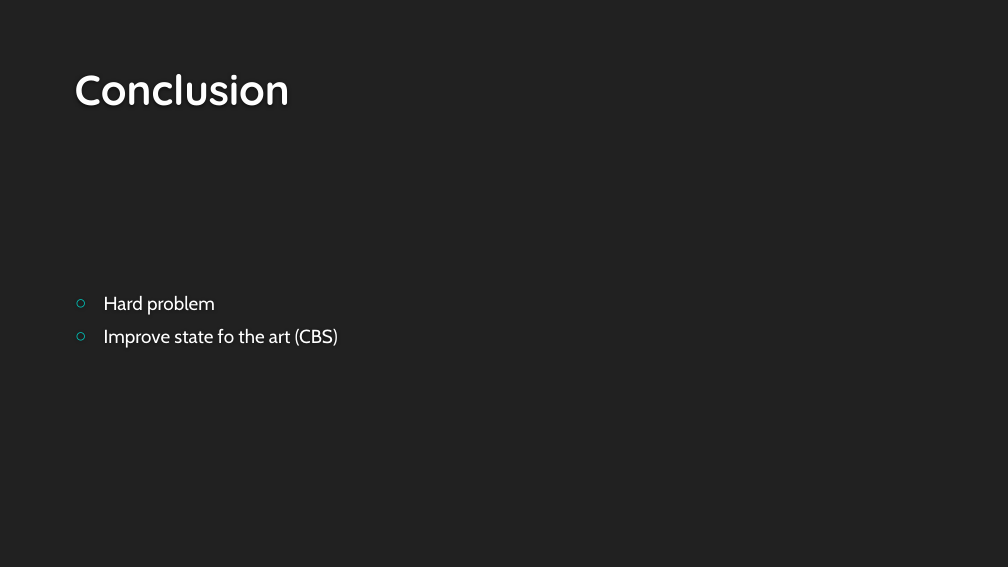
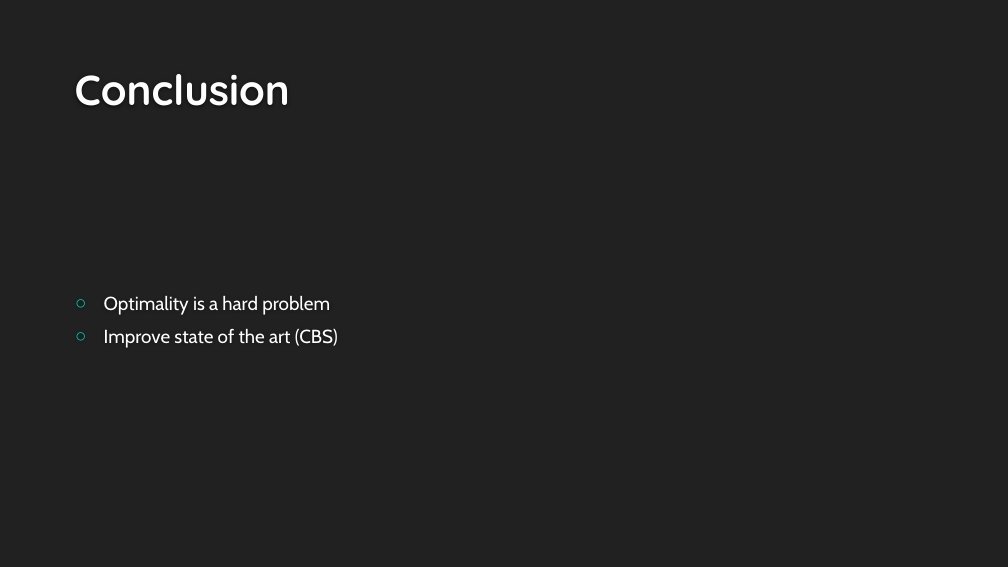
Before and after one commit to VikingDai/Honours-MAPF, a slide deck: slide 39 of Documents/Intermediate Presentation/Presentation Rev 3.pptx (slide 51 before the commit). Drawn at 1008x567 pixels with LibreOffice and Linux fonts; fonts in the diff are those of the drawing; background and template pictures are left out. Boxes give left, top, right and bottom in pixels: in the first picture for what was removed or moved away, otherwise in the second. Text is boxed around its words. In the diff, an @@ line names an element or a change of style, - is before the commit and + after.

```diff
--- a/Documents/Intermediate Presentation/Presentation Rev 3.pptx
+++ b/Documents/Intermediate Presentation/Presentation Rev 3.pptx
@@ text at (x1=104, y1=296, x2=338, y2=348): text changed @@
-○ Hard problem
-○ Improve state fo the art (CBS)
+○ Optimality is a hard problem
+○ Improve state of the art (CBS)
```
Also in this commit, not shown: 30 other slides changed, 2 slides added, 14 slides removed.
